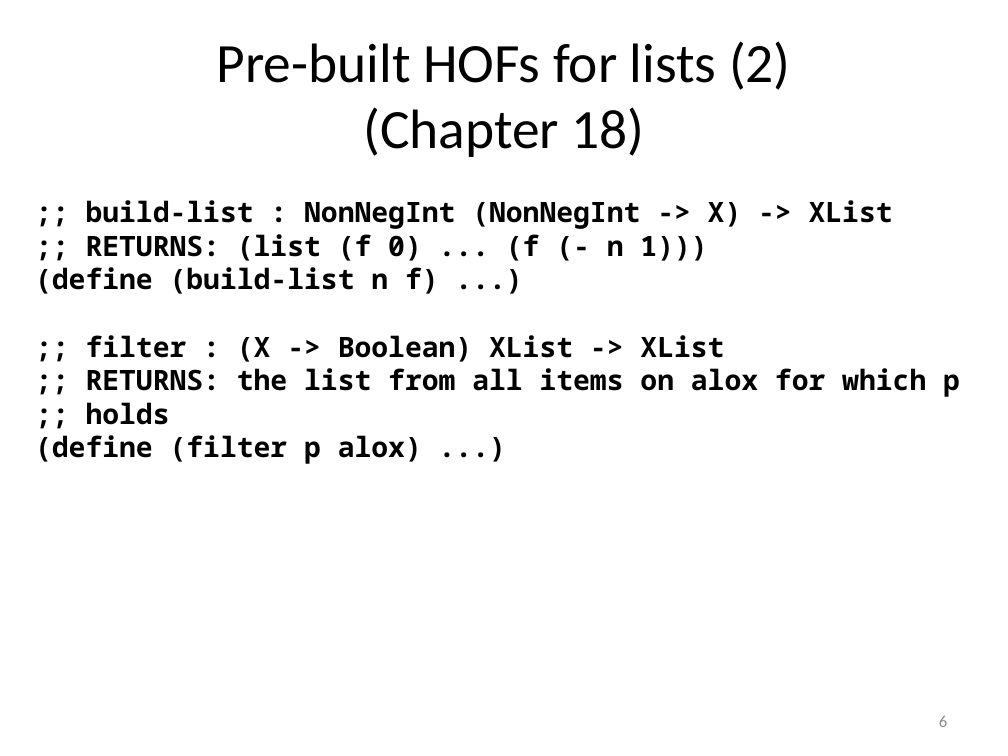
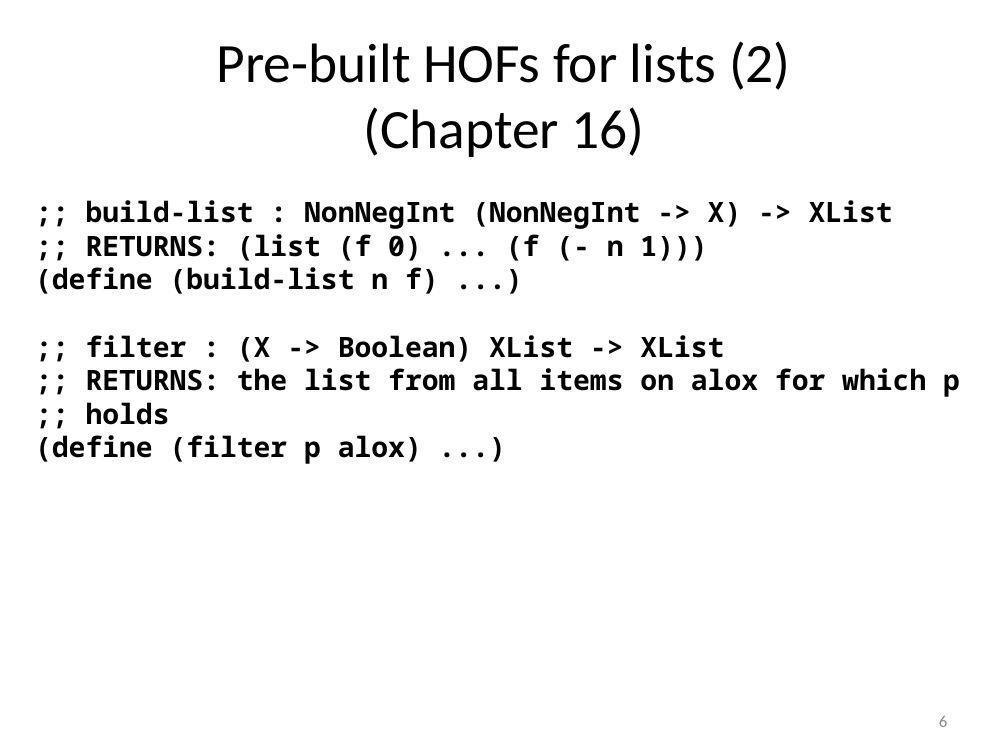
Before and after one commit to mwand/cs5010f17, a slide deck: slide 6 of Slides/Lesson 6.5 Rewriting Your Function Using Map and Foldr.pptx. Drawn at 1008x756 pixels with LibreOffice and Linux fonts; fonts in the diff are those of the drawing. Boxes give left, top, right and bottom in pixels: in the first picture for what was removed or moved away, otherwise in the second. Text is boxed around its words. In the diff, an @@ line names an element or a change of style, - is before the commit and + after.

```diff
--- a/Slides/Lesson 6.5 Rewriting Your Function Using Map and Foldr.pptx
+++ b/Slides/Lesson 6.5 Rewriting Your Function Using Map and Foldr.pptx
@@ title at [217, 41, 791, 157]: text changed @@
-Pre-built HOFs for lists (2)
-(Chapter 18)
+Pre-built HOFs for lists (2)
+(Chapter 16)
```
Also in this commit, not shown: 5 other slides changed, 3 other files.
